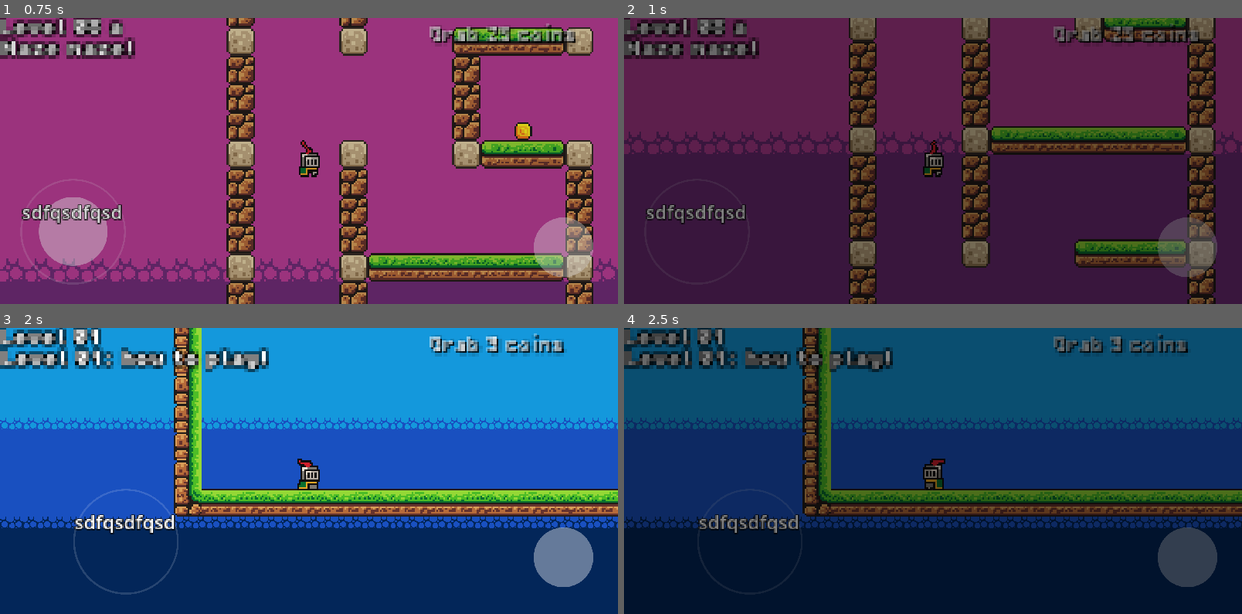
Above: before the commit, frames 1-4 (two rows, left to right).
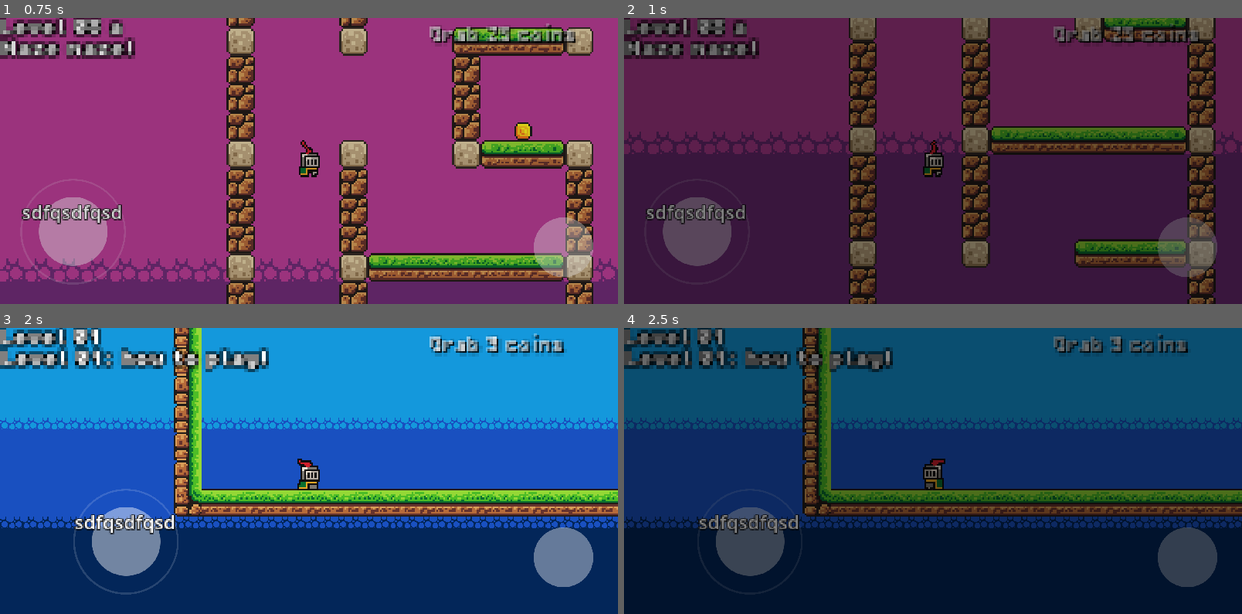
Above: after the commit, the same moments.

Repository: olivierpons/godot-prout-2d
Game: Godot game, scene res://scene/levels/level_08.tscn
The game is run twice, just before and just after one commit, with the same random seed, the same clock (stepped at 60 frames per second) and the same inputs.
Inputs (mouse positions are in pixels of both pictures, inside the frame that each line leads up to):
- Up to frame 1 (0.75 s): move the mouse to (444, 146) at 0.52 s; hold D (move_right) from 0.53 s (still down); tap X (next_level) at 0.6 s; click (444, 146) at 0.67 s
- Up to frame 2 (1 s): keep holding D (move_right); tap Delete (jump) at 0.77 s
- Up to frame 3 (2 s): release D (move_right) at 1.25 s; drag from (185, 485) to (278, 528) at 1.27 s
- Up to frame 4 (2.5 s): move the mouse to (994, 408) at 2.02 s; hold A (move_left) from 2.03 s (still down); tap X (next_level) at 2.1 s; click (994, 408) at 2.17 s

Frame 1 is identical in both runs. In frame 2, 1.8% of the frame differs, in the area x 6-18%, y 62-87%; in frame 3, 1.8%, in the area x 14-26%, y 62-87%; in frame 4, 1.8%.

Commit message:
New joystick should work this time!

Diff:
--- a/scene/mobile_joystick.tscn
+++ b/scene/mobile_joystick.tscn
@@ -1,31 +1,12 @@
-[gd_scene load_steps=7 format=3 uid="uid://dj1pcbx3uhi5j"]
+[gd_scene load_steps=4 format=3 uid="uid://dj1pcbx3uhi5j"]
 
 [ext_resource type="Script" path="res://scripts/mobile/joystick.gd" id="1_jlxgm"]
-[ext_resource type="Texture2D" uid="uid://u3tghlvejiml" path="res://assets/sprites/joystick_mobile/arrow-right.png" id="2_k2yxb"]
-[ext_resource type="Texture2D" uid="uid://0npvtve54pmh" path="res://assets/sprites/joystick_mobile/arrow-left.png" id="3_18aie"]
 [ext_resource type="Texture2D" uid="uid://ceimseawi8b07" path="res://assets/sprites/joystick_mobile/knob.png" id="4_lsjmd"]
 [ext_resource type="Texture2D" uid="uid://b004f151aiugy" path="res://assets/sprites/joystick_mobile/circle.png" id="4_mjudl"]
 
-[sub_resource type="CircleShape2D" id="CircleShape2D_agd85"]
-radius = 65.05
-
 [node name="mobile-joystick" type="Node2D"]
 script = ExtResource("1_jlxgm")
-
-[node name="right" type="TouchScreenButton" parent="."]
-visible = false
-self_modulate = Color(1, 1, 1, 0.27451)
-position = Vector2(13, -48)
-texture_normal = ExtResource("2_k2yxb")
-passby_press = true
-
-[node name="left" type="TouchScreenButton" parent="."]
-visible = false
-self_modulate = Color(1, 1, 1, 0.27451)
-position = Vector2(-158, -48)
-scale = Vector2(1.107, 1)
-texture_normal = ExtResource("3_18aie")
-passby_press = true
+circle_size = 80.0
 
 [node name="joystick circle" type="Sprite2D" parent="."]
 self_modulate = Color(1, 1, 1, 0.145098)
@@ -36,11 +17,6 @@
 self_modulate = Color(1, 1, 1, 0.439216)
 scale = Vector2(0.49, 0.49)
 texture = ExtResource("4_lsjmd")
-
-[node name="joystick" type="TouchScreenButton" parent="."]
-scale = Vector2(1.2, 1.2)
-shape = SubResource("CircleShape2D_agd85")
-passby_press = true
 
 [node name="Label" type="Label" parent="."]
 offset_left = -116.0
@@ -53,10 +29,3 @@
 text = "sdfqsdfqsd"
 horizontal_alignment = 1
 vertical_alignment = 1
-
-[connection signal="pressed" from="right" to="." method="_on_right_pressed"]
-[connection signal="released" from="right" to="." method="_on_right_released"]
-[connection signal="pressed" from="left" to="." method="_on_left_pressed"]
-[connection signal="released" from="left" to="." method="_on_left_released"]
-[connection signal="pressed" from="joystick" to="." method="_on_joystick_pressed"]
-[connection signal="released" from="joystick" to="." method="_on_joystick_released"]
--- a/scripts/mobile/joystick.gd
+++ b/scripts/mobile/joystick.gd
@@ -3,53 +3,43 @@
 @onready var knob = $knob
 @onready var label = $Label
 @export var return_duration: float =  0.5
-@export var circle_size: float = 100  # Ajustez cette valeur selon vos besoins
+@export var circle_size: float = 100
 var current_direction: Vector2 = Vector2.ZERO
 var index_dragging: int = -1
 
-var knob_original_position: Vector2
+var knob_local_position: Vector2
 
 func _ready():
-	knob_original_position = knob.global_position
+	knob_local_position = knob.position
 
 func _input(event):
 	if event is InputEventScreenDrag and index_dragging >= 0:
+		var local_mouse_pos: Vector2 = to_local(get_global_mouse_position())
 		if event.get_index() == index_dragging:
-			print("InputEventScreenDrag: ", event.get_index())
-			update_knob_position(get_global_mouse_position())
+			update_knob_position(local_mouse_pos)
 	elif event is InputEventScreenTouch:
+		var local_mouse_pos: Vector2 = to_local(get_global_mouse_position())
 		if event.pressed:
-			print("InputEventScreenTouch pressed ", event.position, ": ", event.get_index())
-			if is_inside_circle(get_global_mouse_position()):
-				print("is_inside_circle()!")
+			if (local_mouse_pos - knob.position).length() <= circle_size:
 				index_dragging = event.get_index()
-				update_knob_position(get_global_mouse_position())
+				update_knob_position(local_mouse_pos)
 		else:
-			print("InputEventScreenTouch released: ", event.get_index())
 			index_dragging = -1
-			_on_joystick_released()
-
-func _on_joystick_pressed():
-	print("_on_joystick_pressed")
-#	if is_inside_circle(get_global_mouse_position()):
-#		is_dragging = true
-#		update_knob_position(get_global_mouse_position())
-
-func _on_joystick_released():
-	if index_dragging >= 0:
-		return
-	print("_on_joystick_released")
-	var tween = create_tween()
-	tween.tween_property(
-		knob, "position", knob_original_position, return_duration
-	).set_trans(Tween.TRANS_CUBIC).set_ease(Tween.EASE_OUT)
-	reset_input_actions()
+			var tween = create_tween()
+			tween.tween_property(
+				knob, "position", knob_local_position, return_duration
+			).set_trans(Tween.TRANS_CUBIC).set_ease(Tween.EASE_OUT)
+			# reset_input_actions:
+			Input.action_release("move_left")
+			Input.action_release("move_right")
+			Input.action_release("move_up")
+			Input.action_release("move_down")
 
 func update_knob_position(new_position: Vector2):
-	var offset = to_local(new_position) - knob_original_position
+	var offset = new_position - knob_local_position
 	if offset.length() > circle_size:
 		offset = offset.normalized() * circle_size
-	knob.position = knob_original_position + offset
+	knob.position = knob_local_position + offset
 	var joypad_value = offset / circle_size
 	label.text = "Joypad Value: " + str(joypad_value)
 
@@ -95,15 +85,3 @@
 		label.text += "-"
 		Input.action_release("move_up")
 		Input.action_release("move_down")
-
-func reset_input_actions():
-	Input.action_release("move_left")
-	Input.action_release("move_right")
-	Input.action_release("move_up")
-	Input.action_release("move_down")
-
-func is_inside_circle(position: Vector2) -> bool:
-	print("position: ", position, ", knob.global_position: ", knob.global_position)
-	var diff = position - knob.global_position
-	#print("diff.length(): ", diff.length())
-	return diff.length() <= circle_size
Not shown, changed: export/index.html
Not shown, changed: export/index.pck
Not shown, changed: export/index.service.worker.js
